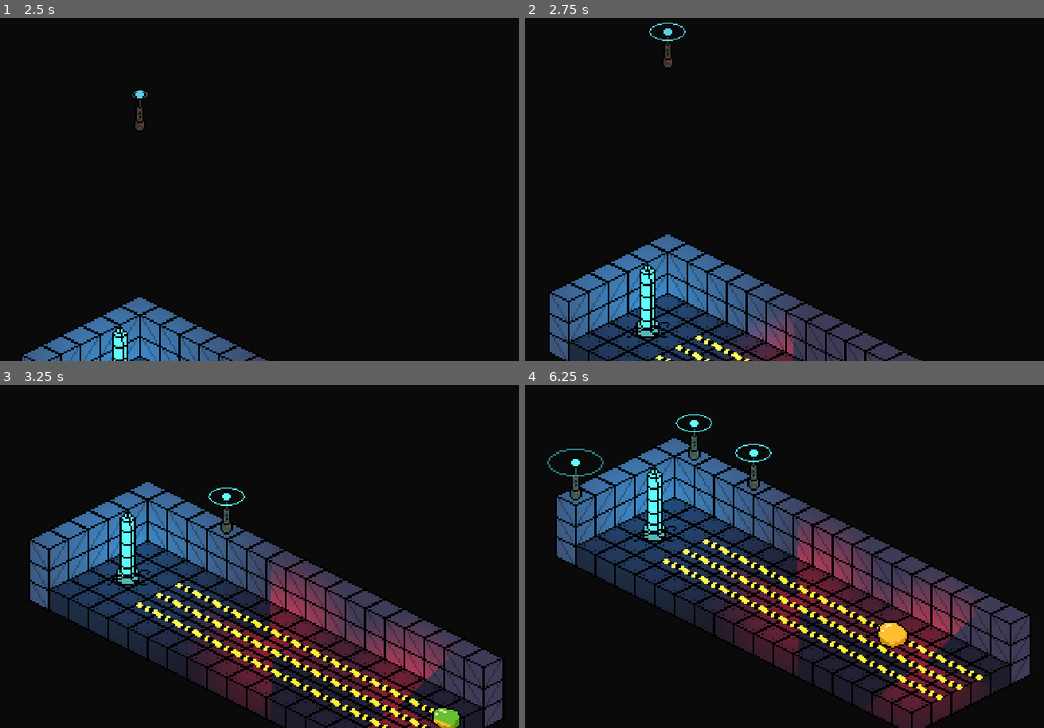
Above: before the commit, frames 1-4 (two rows, left to right).
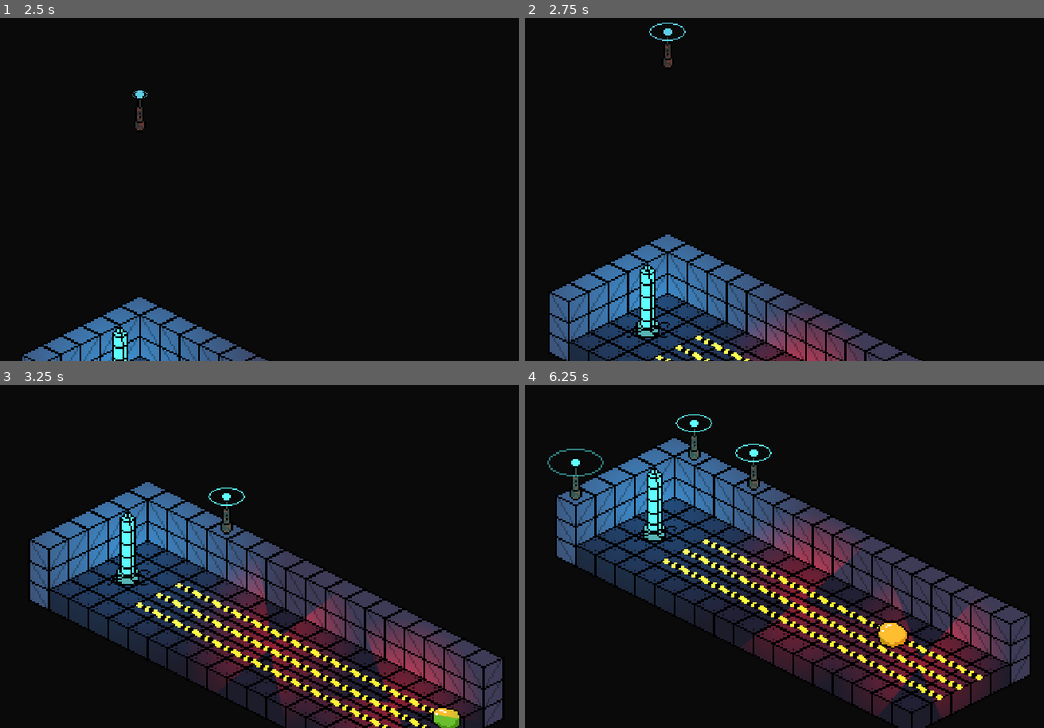
Above: after the commit, the same moments.

Repository: Astralab-Github/Gaia-07
Game: Godot game, scene res://Scenes/level_1.tscn
The game is run twice, just before and just after one commit, with the same random seed, the same clock (stepped at 60 frames per second) and the same inputs. This scene is started directly instead of the project's main scene.
Inputs (mouse positions are in pixels of both pictures, inside the frame that each line leads up to):
- Up to frame 1 (2.5 s): move the mouse to (394, 165) at 0.52 s; press the mouse at (394, 165) at 0.53 s; move the mouse to (129, 199) at 1.27 s; release the mouse at (129, 199) at 1.28 s; right-click (129, 199) at 1.35 s; move the mouse to (321, 103) at 2.02 s; press the mouse at (321, 103) at 2.03 s
- Up to frame 2 (2.75 s): no input
- Up to frame 3 (3.25 s): move the mouse to (223, 621) at 2.77 s; release the mouse at (223, 621) at 2.78 s; right-click (223, 621) at 2.85 s
- Up to frame 4 (6.25 s): move the mouse to (971, 601) at 3.52 s; press the mouse at (971, 601) at 3.53 s; move the mouse to (587, 494) at 4.27 s; release the mouse at (587, 494) at 4.28 s; right-click (587, 494) at 4.35 s; move the mouse to (810, 549) at 5.02 s; press the mouse at (810, 549) at 5.03 s; move the mouse to (685, 460) at 5.77 s; release the mouse at (685, 460) at 5.78 s; right-click (685, 460) at 5.85 s

Frame 1 is identical in both runs. In frame 2, 0.9% of the frame differs, in the area x 40-65%, y 87-100%; in frame 3, 6.1%; in frame 4, 7.8%, in the area x 39-92%, y 40-100%.

Commit message:
Deltatime fix for panic lights

Diff:
--- a/Scripts/level_manager.gd
+++ b/Scripts/level_manager.gd
@@ -93,9 +93,9 @@
 
 	send_enemy(randi_range(0, 2), 0) # send enemy on any lane, send a slime
 
-func _process(_delta):
+func _process(delta):
 	for light in panicLights:
-		light.rotation_degrees += 4
+		light.rotation_degrees += 200 * delta
 
 func _input(event):
 	if event.is_action_pressed("left_click"):
